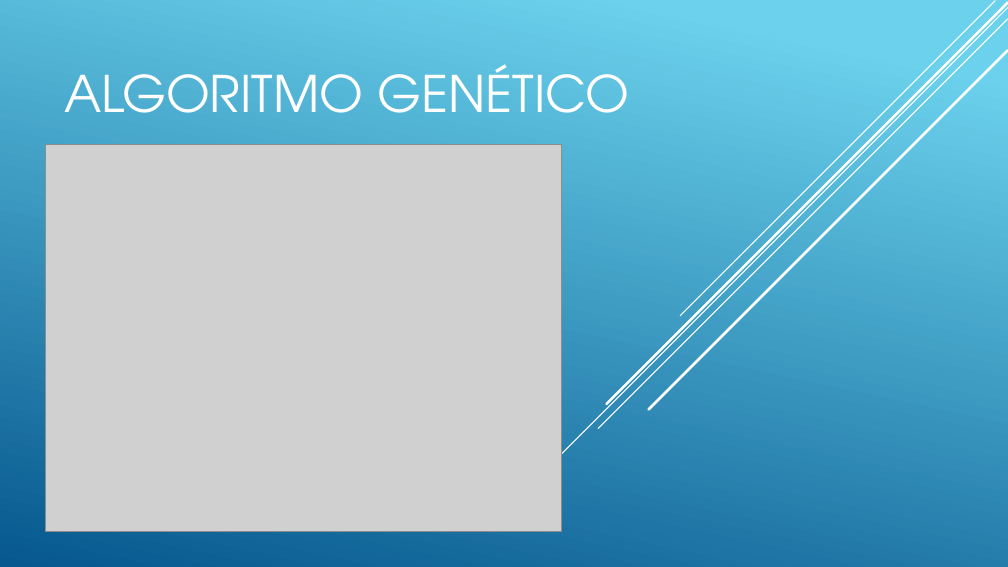
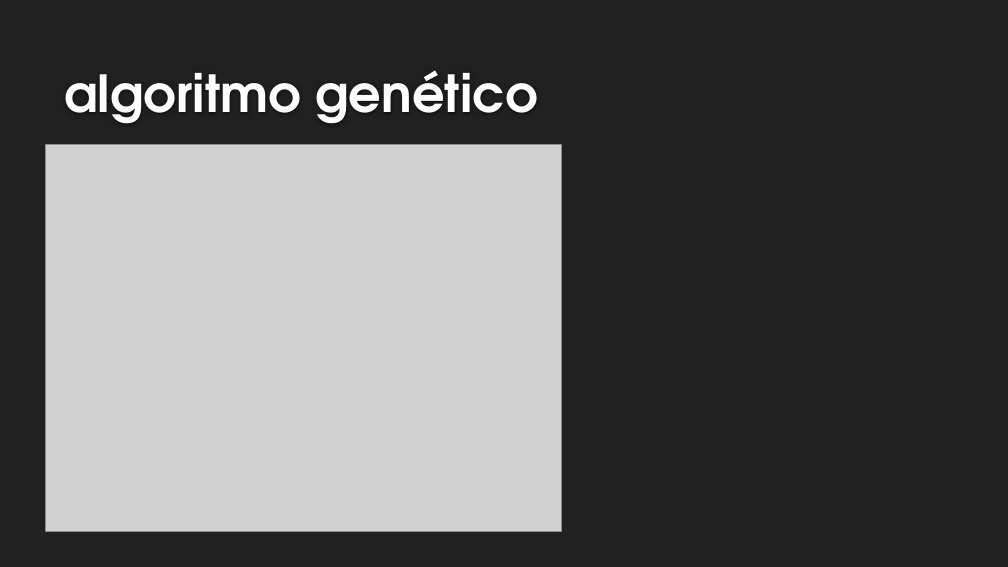
Before and after one commit to rodrigoepfonseca/ia, a slide deck: slide 6 of ALGORITMOS GENÉTICOS.pptx. Drawn at 1008x567 pixels with LibreOffice and Linux fonts; fonts in the diff are those of the drawing; grey boxes stand for pictures; background and template pictures are left out. Boxes give left, top, right and bottom in pixels: in the first picture for what was removed or moved away, otherwise in the second. Text is boxed around its words. In the diff, an @@ line names an element or a change of style, - is before the commit and + after.

```diff
--- a/ALGORITMOS GENÉTICOS.pptx
+++ b/ALGORITMOS GENÉTICOS.pptx
@@ background gradient #6ED2EB to #06588E to #212121 @@
@@ line removed from (1008, 8) to (505, 510) @@
@@ line removed from (1008, 19) to (598, 429) @@
@@ line removed from (1008, 3) to (606, 404) @@
@@ line removed from (995, 1) to (681, 316) @@
@@ line removed from (1008, 51) to (649, 410) @@
@@ title at [64,70,538,124]: text changed; size 48 to 48.6 pt; text colour #FFFFFF to #FEFEFE; bold on @@
-ALGORITMO GENÉTICO
+algoritmo genético
```
Also in this commit, not shown: 9 other slides changed, 1 slide added, 1 slide removed.
